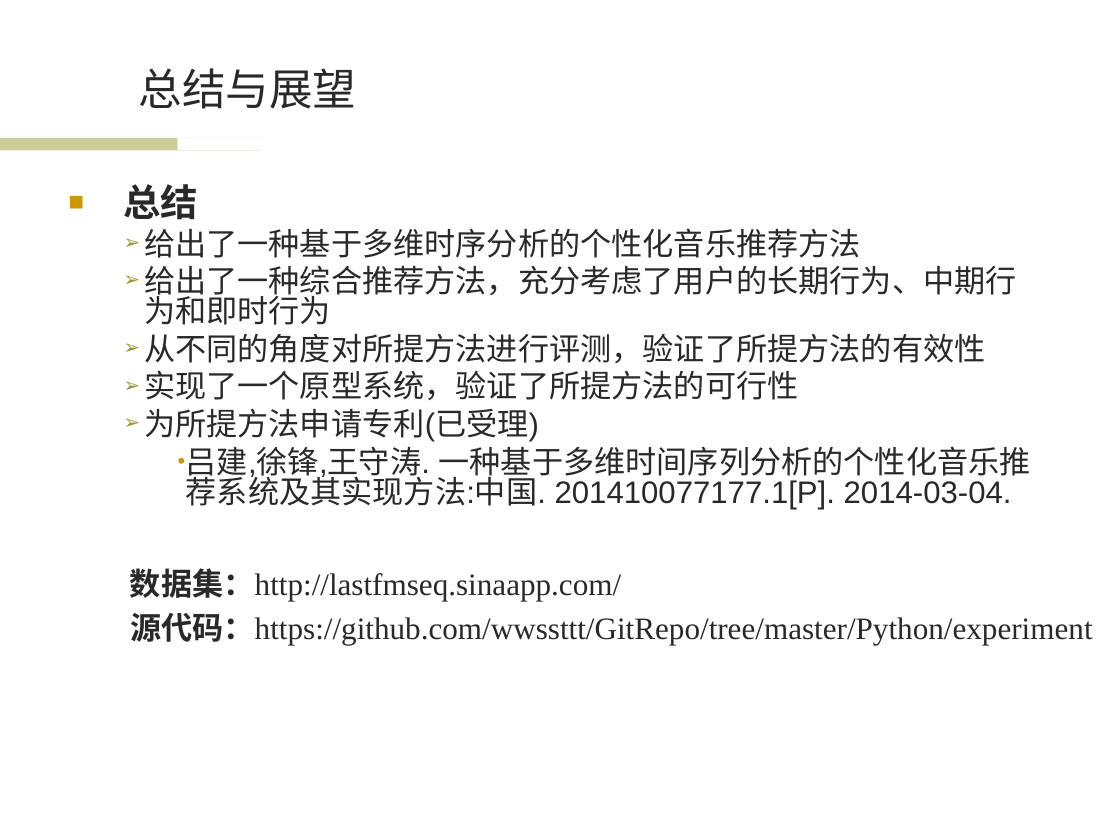
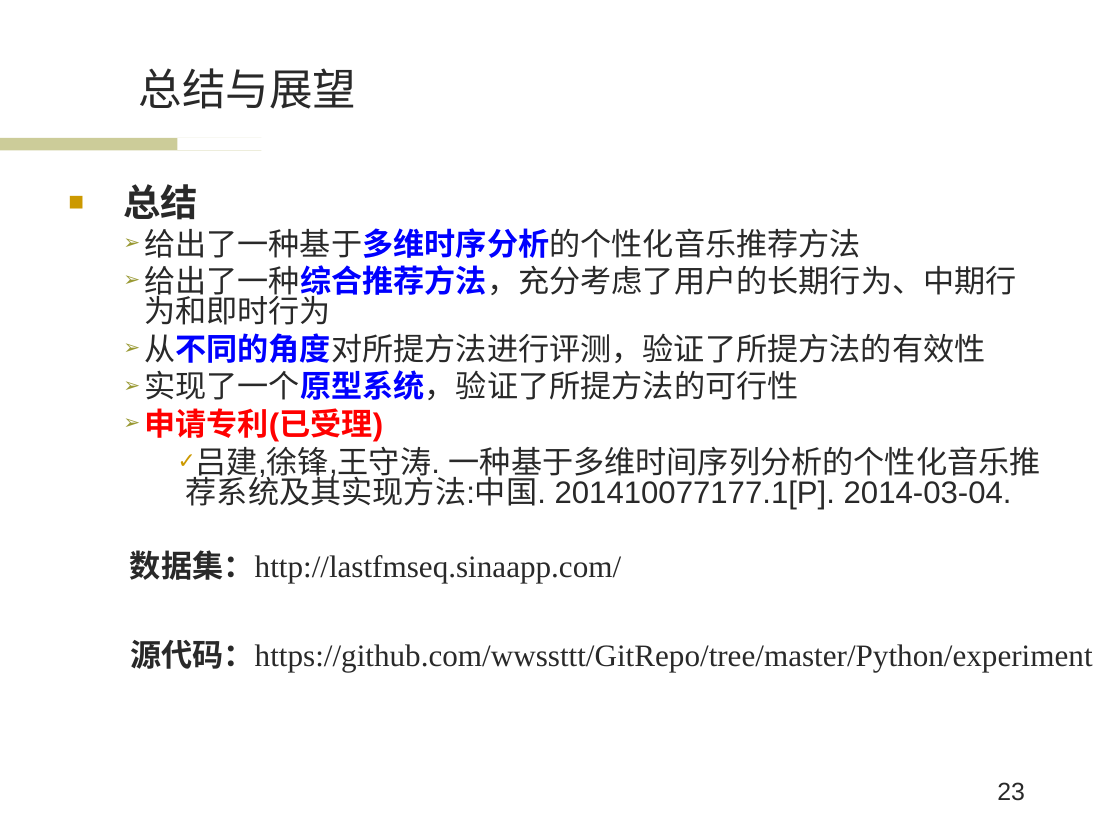
Before and after one commit to wwssttt/NJUThesis, a slide deck: slide 23 of ppt/一种基于时间序列分析的个性化音乐推荐系统及其实现.ppt. Drawn at 1120x840 pixels with LibreOffice and Linux fonts; fonts in the diff are those of the drawing; background and template pictures are left out. Boxes give left, top, right and bottom in pixels: in the first picture for what was removed or moved away, otherwise in the second. Text is boxed around its words. In the diff, an @@ line names an element or a change of style, - is before the commit and + after.

Commit message:
ppt4.9

```diff
--- a/ppt/一种基于时间序列分析的个性化音乐推荐系统及其实现.ppt
+++ b/ppt/一种基于时间序列分析的个性化音乐推荐系统及其实现.ppt
@@ text at bbox=[144, 228, 1041, 509]: text colour #292929 to #0000FF, bold on in "给出了一种基于多维时序分析的个性化音乐推荐方法", "给出了一种综合推荐方法，充分考虑了用户的长期行为、中期行为和即时行为", "从不同的角度对所提方法进行评测，验证了所提方法的有效性", "实现了一个原型系统，验证了所提方法的可行性"; bullet • to ✓ @@
@@ text at bbox=[144, 408, 383, 442]: text changed; text colour #292929 to #FF0000; bold on @@
-  ➢ 为所提方法申请专利(已受理)
+  ➢ 申请专利(已受理)
@@ text "数据集：http://lastfmseq.sinaapp.com/": place and size @@
-text "数据集：http://lastfmseq.sinaapp.com/" at bbox=[130, 568, 621, 602]
+text "数据集：http://lastfmseq.sinaapp.com/" at bbox=[130, 550, 621, 584]
@@ text "源代码：https://github.com/wwssttt/GitRepo/tree/master/Python/ex ...": place and size @@
-text "源代码：https://github.com/wwssttt/GitRepo/tree/master/Python/ex ..." at bbox=[130, 613, 1093, 646]
+text "源代码：https://github.com/wwssttt/GitRepo/tree/master/Python/ex ..." at bbox=[130, 640, 1093, 673]
@@ page number added at bbox=[997, 782, 1025, 801], 16 pt, text #292929 @@
+23
```
Also in this commit, not shown: 33 other slides changed.
